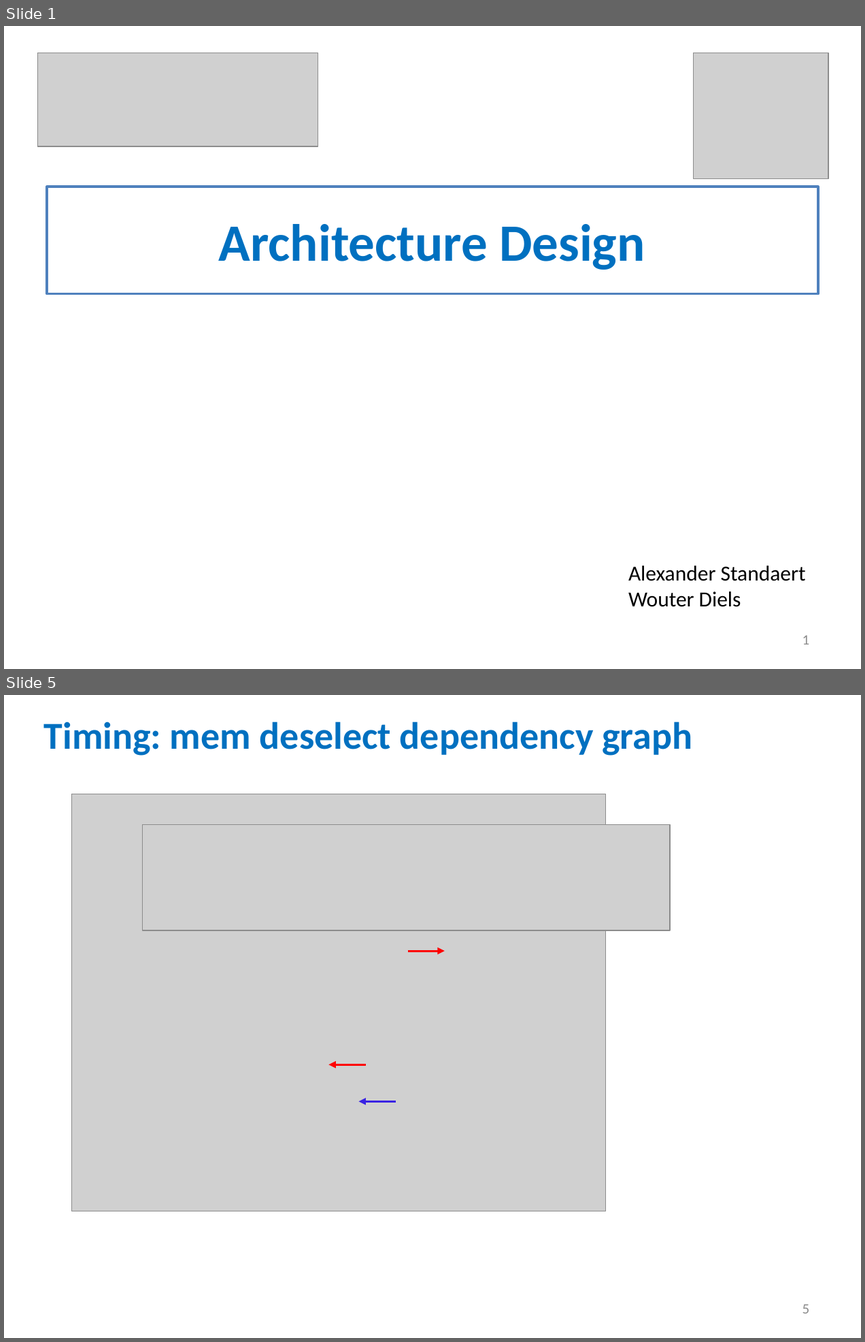
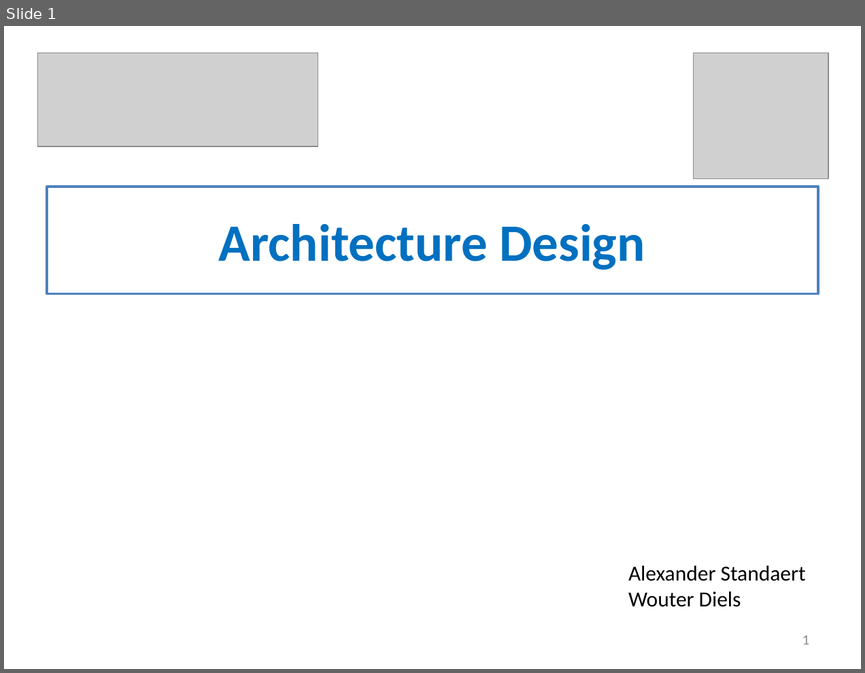
Before and after one commit to alexander-standaert/Thesis-Design-of-RRam, a slide deck: Design/ArchitectureDesign/fig/memory_architecture2.pptx. Shown one above the other, each under a label of ours: slides 1 and 5 before the commit, slide 1 after it; the slides between them are not shown. The pictures are 865x1342 and 865x673 pixels, drawn with LibreOffice and Linux fonts; fonts in the diff are those of the drawing; grey boxes stand for pictures. Boxes give left, top, right and bottom in pixels: in the first picture for what was removed or moved away, otherwise in the second. Text is boxed around its words. In the diff, an @@ line names an element or a change of style, - is before the commit and + after.

```diff
--- a/Design/ArchitectureDesign/fig/memory_architecture2.pptx
+++ b/Design/ArchitectureDesign/fig/memory_architecture2.pptx
@@ slide 5 removed at [4, 695, 861, 1338], background #FFFFFF @@
@@ text removed at [44, 722, 692, 756] @@
-Timing: mem deselect dependency graph
@@ group removed at [72, 794, 670, 1211]: 3 arrows, 2 pictures @@
@@ page number removed at [802, 1304, 810, 1313] @@
-5
```
Also in this commit, not shown: 4 slides changed, 13 slides added, 7 other slides removed, 20 other files.
